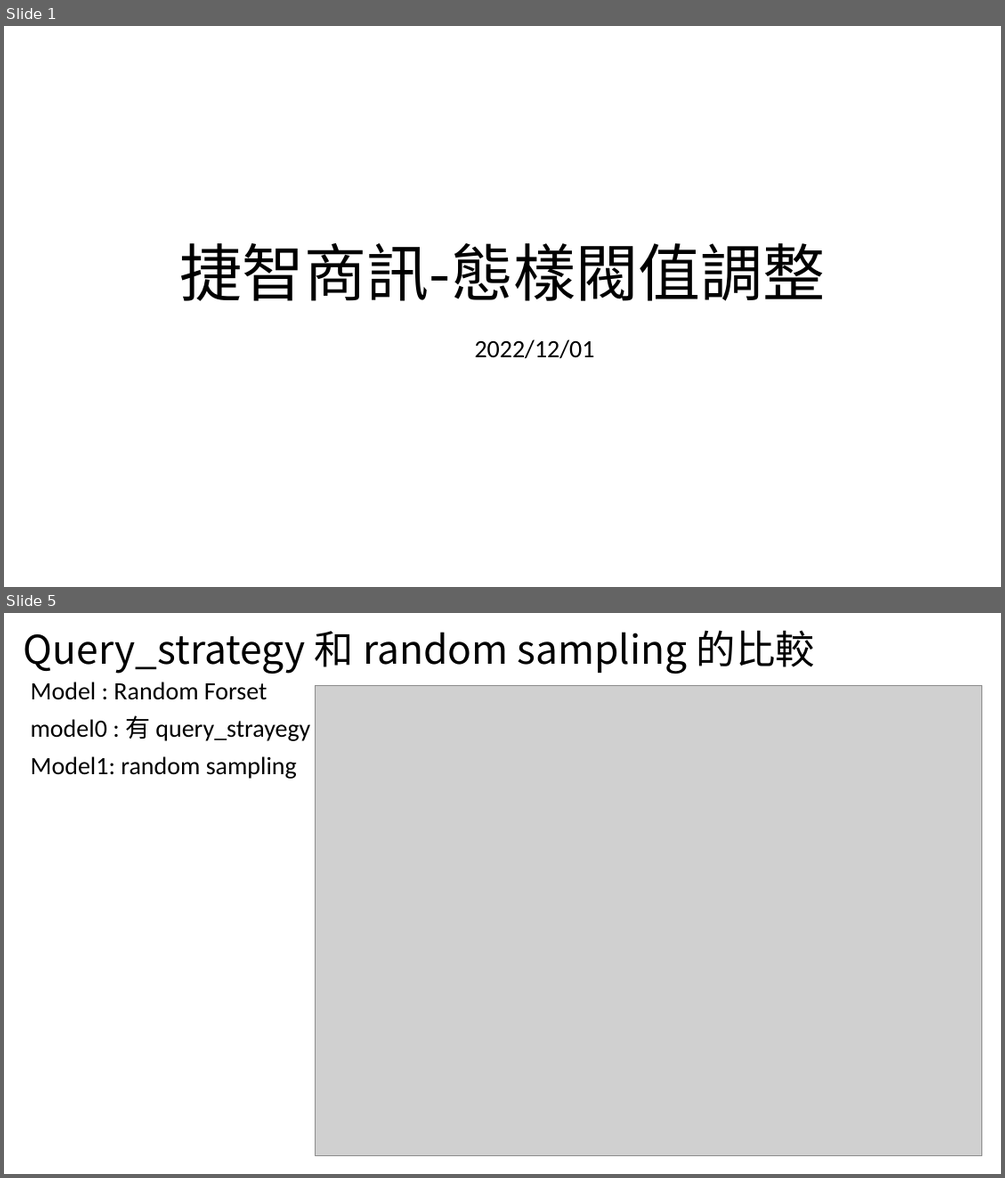
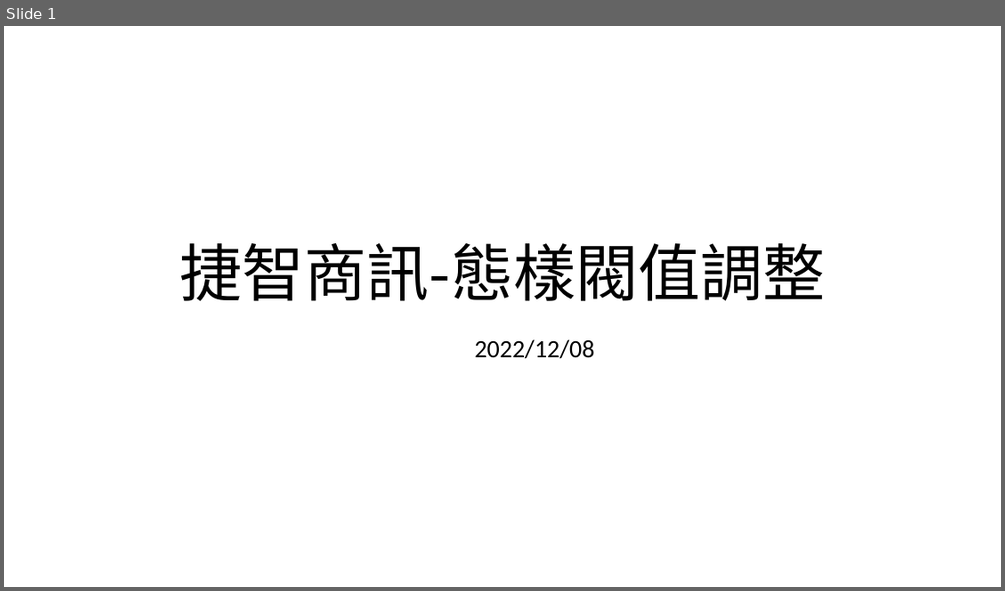
Before and after one commit to eason758/MetaEdge, a slide deck: ppt/20221208.pptx. Shown one above the other, each under a label of ours: slides 1 and 5 before the commit, slide 1 after it; the slides between them are not shown. The pictures are 1005x1178 and 1005x591 pixels, drawn with LibreOffice and Linux fonts; fonts in the diff are those of the drawing; grey boxes stand for pictures. Boxes give left, top, right and bottom in pixels: in the first picture for what was removed or moved away, otherwise in the second. Text is boxed around its words. In the diff, an @@ line names an element or a change of style, - is before the commit and + after.

```diff
--- a/ppt/20221208.pptx
+++ b/ppt/20221208.pptx
@@ slide 5 removed at [4, 613, 1001, 1174], background #FFFFFF @@
@@ title removed at [24, 630, 815, 674] @@
-Query_strategy 和 random sampling 的比較
@@ text removed at [31, 682, 310, 779] @@
-Model : Random Forset
-model0 : 有 query_strayegy
-Model1: random sampling
@@ picture removed at [316, 686, 982, 1156] @@
@@ slide 1 changed as well @@
@@ subtitle at [475, 339, 595, 359]: text changed @@
-2022/12/01
+2022/12/08
```
Also in this commit, not shown: 7 slides added, 7 other slides removed, 3 other files.
